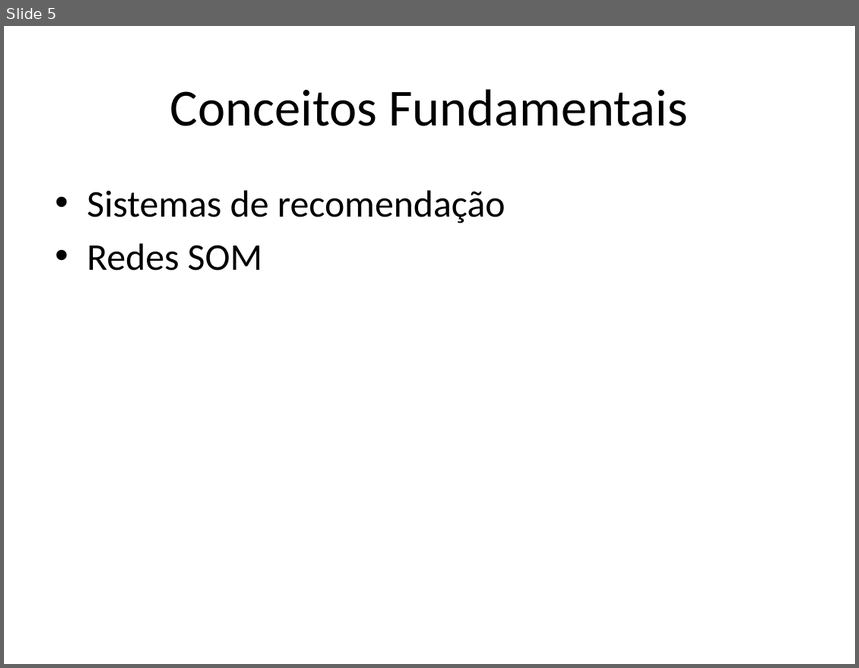
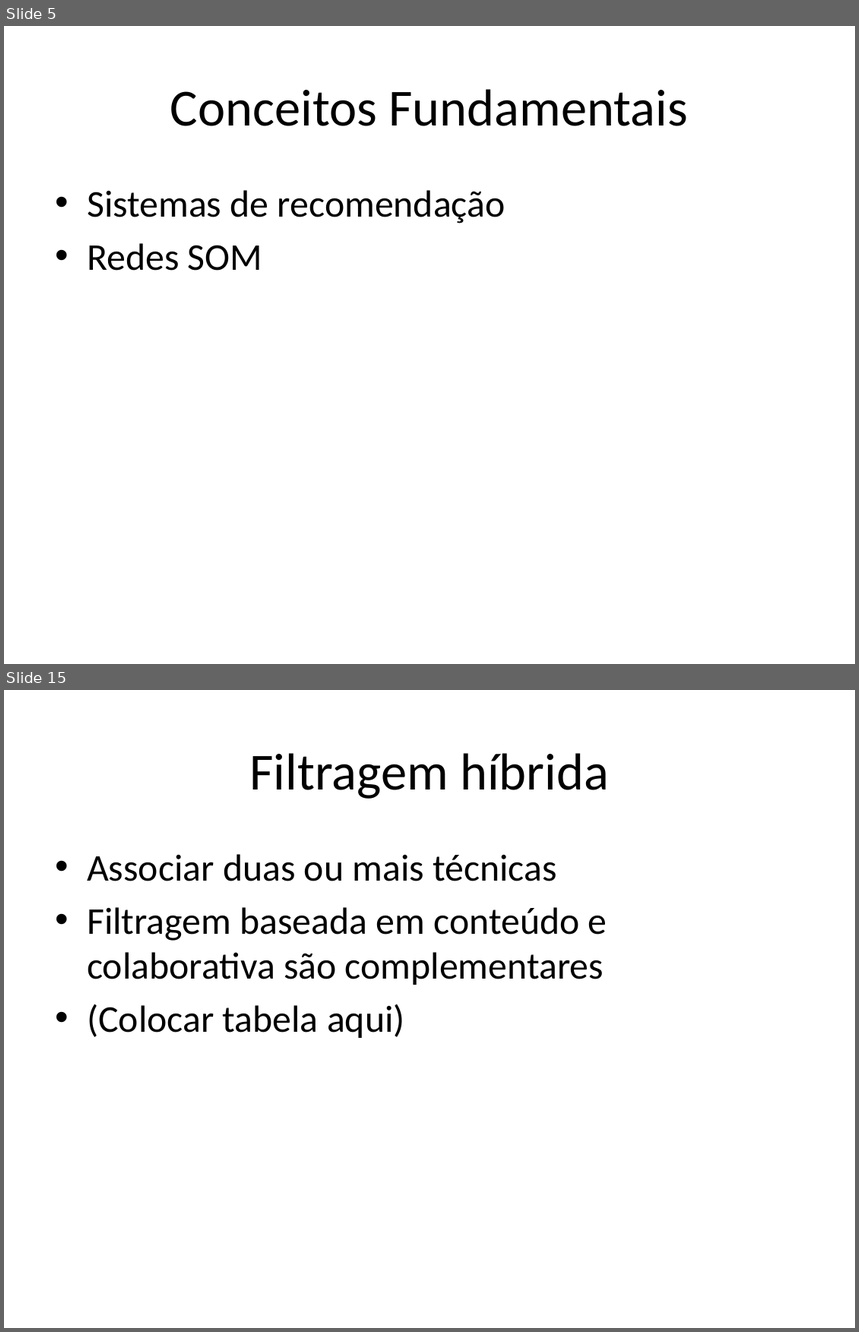
Before and after one commit to andersonberg/srsom, a slide deck: Apresentação/TCC_AndersonBerg_Apresentação.pptx. Shown one above the other, each under a label of ours: slide 5 before the commit, slides 5 and 15 after it; the slides between them are not shown. The pictures are 859x668 and 859x1332 pixels, drawn with LibreOffice and Linux fonts; fonts in the diff are those of the drawing. Boxes give left, top, right and bottom in pixels: in the first picture for what was removed or moved away, otherwise in the second. Text is boxed around its words. In the diff, an @@ line names an element or a change of style, - is before the commit and + after.

```diff
--- a/Apresentação/TCC_AndersonBerg_Apresentação.pptx
+++ b/Apresentação/TCC_AndersonBerg_Apresentação.pptx
@@ slide 15 added at <box>4,690,855,1328</box>, background #FFFFFF @@
@@ title added at <box>249,753,609,799</box>, 44 pt, text #000000 @@
+Filtragem híbrida
@@ text added at <box>87,854,607,1038</box>, 32 pt, text #000000 @@
+• Associar duas ou mais técnicas
+• Filtragem baseada em conteúdo e colaborativa são complementares
+• (Colocar tabela aqui)
```
Also in this commit, not shown: 25 other slides added, 1 slide removed, 4 other files.
